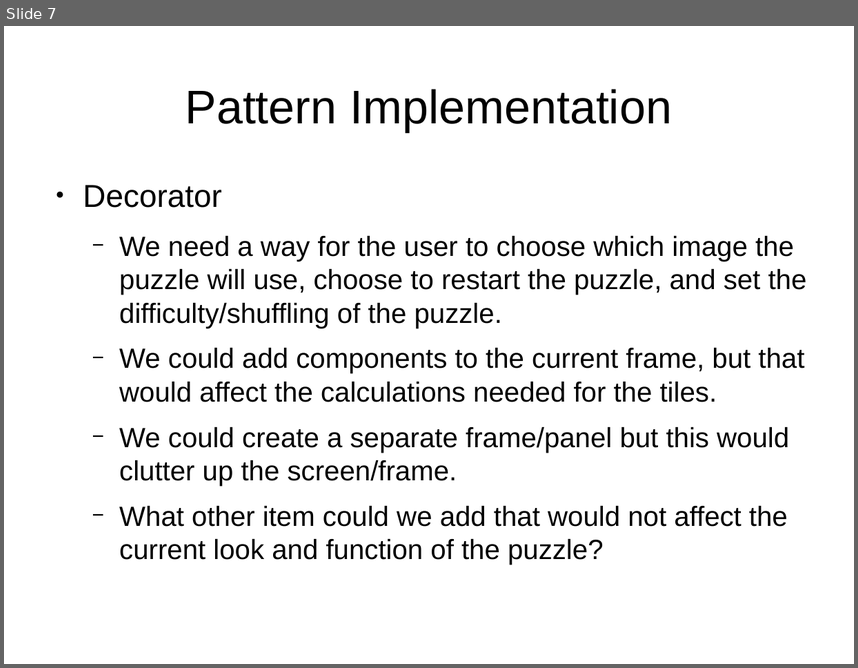
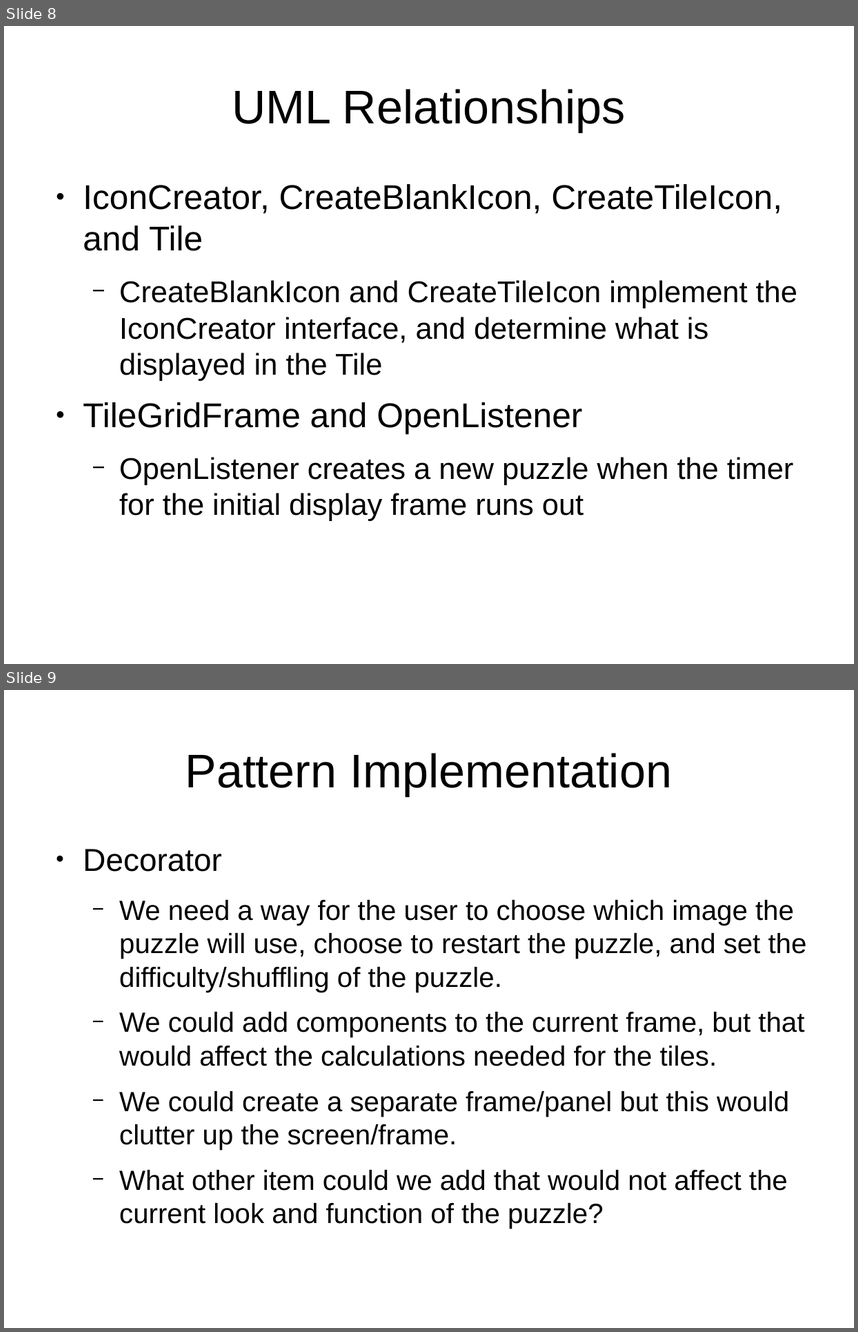
Before and after one commit to StephenKairos/CS151_Projects-HW, a slide deck: Group Project/Presentation.odp. Shown one above the other, each under a label of ours: slide 7 before the commit, slides 8 and 9 after it. The pictures are 858x668 and 858x1332 pixels, drawn with LibreOffice and Linux fonts; fonts in the diff are those of the drawing. Boxes give left, top, right and bottom in pixels: in the first picture for what was removed or moved away, otherwise in the second. Text is boxed around its words. In the diff, an @@ line names an element or a change of style, - is before the commit and + after.

Commit message:
Finialized UML relationships

```diff
--- a/Group Project/Presentation.odp
+++ b/Group Project/Presentation.odp
@@ slide 8 added at [4,26,854,664], background #FFFFFF @@
@@ title added at [232,89,626,132], 44 pt, text #000000 @@
+UML Relationships
@@ text added at [83,184,797,521], 28 pt, text #000000 @@
+● IconCreator, CreateBlankIcon, CreateTileIcon, and Tile
+  − CreateBlankIcon and CreateTileIcon implement the IconCreator interface, and determine what is displayed in the Tile
+● TileGridFrame and OpenListener
+  − OpenListener creates a new puzzle when the timer for the initial display frame runs out
@@ what was slide 7 is now slide 9 @@
```
Also in this commit, not shown: 2 other slides added, 1 slide removed.
